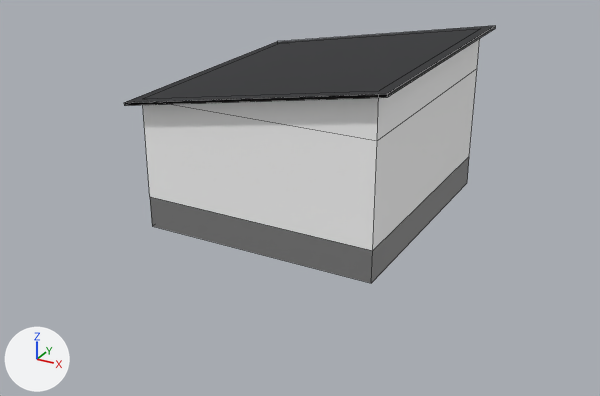
One commit to the FBX model unity/Assets/Models/Buildings/a2015/0/mashup-hut_cottage-far.fbx: the scene before it, then after it.
Before and after are seen from a camera (50 mm lens) standing at (9.3, -17.94, 8.7) and looking at (-0.1, -0.84, 0.16). Arrows for +X, +Y and +Z are at lower left; the lights stay in place. The picture after the commit comes second. Mesh edges are drawn as thin lines. Where no turn or scale is listed for an object, it has been applied to the vertices.

Script lines for the objects in view, before the commit:
```python
me_a2015_200_far_001 = bpy.data.meshes.new('a2015/200/far.001')
me_a2015_200_far_001.from_pydata(...)  # 22 vertices, 15 faces; spans x -3.3..3.3, y -3.55..3.55, z -0.3..4.1
# faces by material slot: [4, 7, 4]
me_a2015_200_far_001.materials.append(mat_bd_grey)  # grey #7c7c7c
me_a2015_200_far_001.materials.append(mat_bd_white_wall)  # white #ffffff
me_a2015_200_far_001.materials.append(mat_bd_charcoal_roof)  # black #292a2d
ob_a2015_hut_cottage_far = bpy.data.objects.new('a2015.hut_cottage.far', me_a2015_200_far_001)
ob_a2015_hut_cottage_far.location = (0.0, 0.0, 0.0)
```
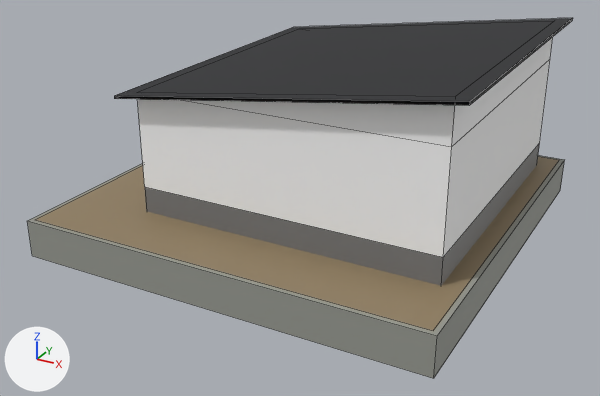
Location of each change, [x1, y1, x2, y2] in pixels of the pictures (600 x 396 px; the box of a moved part takes in the faces that stretch with it):
'a2015.hut_cottage.far', reshaped (47% wider, 39% taller): before [124, 25, 495, 283]; after [27, 18, 573, 378]
part 1 of me_a2015_200_far_001, added: after [27, 155, 564, 378]
part 2 of me_a2015_200_far_001, moved or reshaped: before [143, 39, 480, 283]; after [137, 37, 553, 286]
part 3 of me_a2015_200_far_001, moved or reshaped: before [124, 25, 495, 106]; after [114, 18, 573, 106]
part 4 of me_a2015_200_far_001, added (brown): after [35, 157, 559, 331]

The change, as a list of edits to the scene's bpy script:
```text
Add mat_bd_concrete:
    mat_bd_concrete = principled_material('BD_CONCRETE')
    mat_bd_concrete.base_color = (0.318, 0.327, 0.291)  # grey #999b93
    mat_bd_concrete.roughness = 0.6
Add mat_path_sand:
    mat_path_sand = principled_material('PATH_SAND')
    mat_path_sand.base_color = (0.291, 0.217, 0.122)  # brown #938062
Change me_a2015_200_far_001:
    used by ob_a2015_hut_cottage_far; location = (0.0, 0.0, 0.0)
    verts and faces of me_a2015_200_far_001; kept vertices keep their numbers, new ones are numbered from 22
    remove me_a2015_200_far_001.from_pydata(...)  # 22 vertices, 15 faces; spans x -3.3..3.3, y -3.55..3.55, z -0.3..4.1
    add me_a2015_200_far_001.from_pydata(...)  # 34 vertices, 22 faces; spans x -5.2..5.2, y -5.2..5.2, z -0.8..4.25
    me_a2015_200_far_001 part 1: a new loose piece, a box spanning x -5.2..5.2, y -5.2..5.2, z -0.8..0.15, in mat_bd_concrete (grey #999b93)
    me_a2015_200_far_001 part 2: the loose piece of 14 vertices spanning x -3.0..3.0, y -3.25..3.25, z -0.3..4.05 is scaled about its middle by (1.27, 1.2, 0.955), then moved by (0.8, 0.5, 0.25)
    me_a2015_200_far_001 part 3: the loose piece of 8 vertices spanning x -3.3..3.3, y -3.55..3.55, z 2.87..4.1 is scaled about its middle by (1.27, 1.2, 0.955), then moved by (0.8, 0.5, 0.18)
    me_a2015_200_far_001 part 4
    add verts[22] = (-5.08, -5.08, 0.16)  # pixel (34, 219)
    add verts[23] = (5.08, -5.08, 0.16)  # pixel (433, 330)
    add verts[24] = (5.08, 5.08, 0.15)  # pixel (559, 160)
    add verts[25] = (-5.08, 5.08, 0.15)
    add faces += [(22, 23, 24, 25)]  # mat_path_sand (brown #938062)
    add me_a2015_200_far_001.materials.append(mat_bd_concrete)  # grey #999b93
    add me_a2015_200_far_001.materials.append(mat_path_sand)  # brown #938062
```
